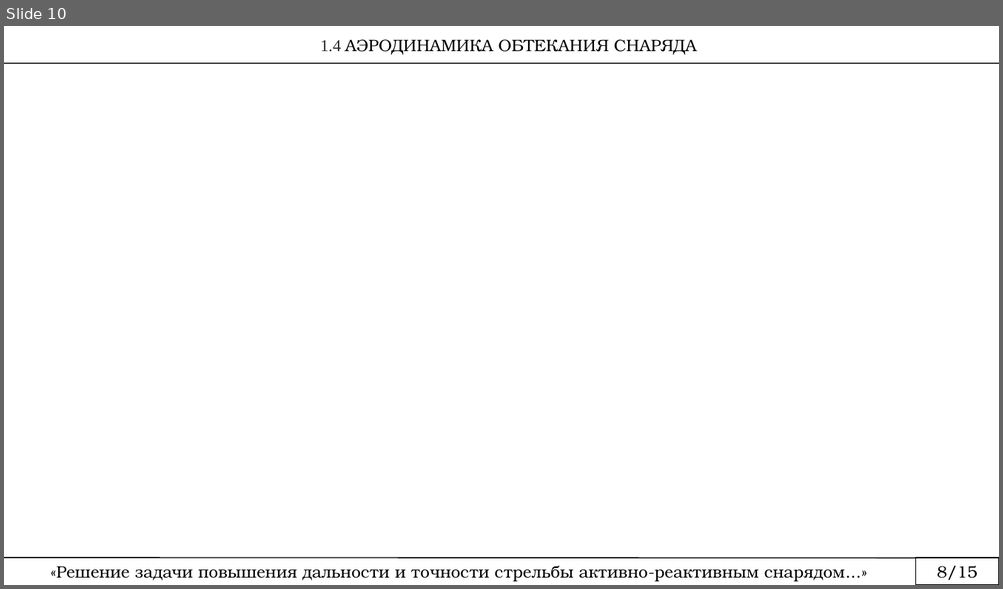
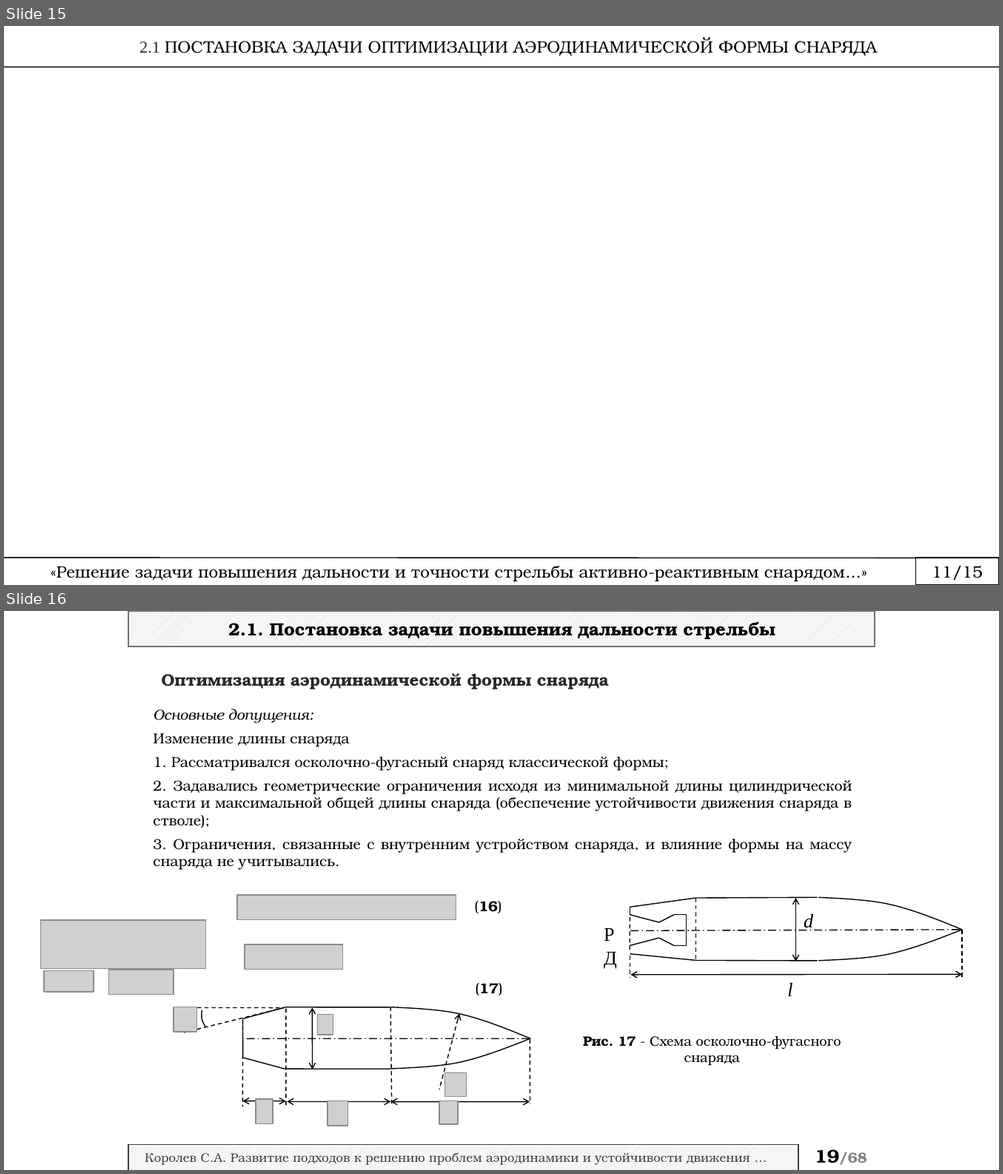
Before and after one commit to rustam-mansurov/cats, a slide deck: Аспирантура/План диссертации.pptx. Shown one above the other, each under a label of ours: slide 10 before the commit, slides 15 and 16 after it. The pictures are 1003x589 and 1003x1174 pixels, drawn with LibreOffice and Linux fonts; fonts in the diff are those of the drawing; grey boxes stand for pictures. Boxes give left, top, right and bottom in pixels: in the first picture for what was removed or moved away, otherwise in the second. Text is boxed around its words. In the diff, an @@ line names an element or a change of style, - is before the commit and + after.

```diff
--- a/Аспирантура/План диссертации.pptx
+++ b/Аспирантура/План диссертации.pptx
@@ slide 16 added at (4,611,999,1170), background #FFFFFF @@
@@ rectangle added at (128,611,874,646), fill pattern #BFBFBF on #FFFFFF, outline #767171 1 pt, 12.8 pt, text #000000, bold @@
+2.1. Постановка задачи повышения дальности стрельбы
@@ text added at (162,673,609,689), 12 pt, text #292929, bold @@
+Оптимизация аэродинамической формы снаряда
@@ text added at (153,709,851,870), 10.5 pt, text #000000 @@
+Основные допущения:
+Изменение длины снаряда
+1. Рассматривался осколочно-фугасный снаряд классической формы;
+2. Задавались геометрические ограничения исходя из минимальной длины цилиндрической части и максимальной общей длины снаряда (обеспечение устойчивости движения снаряда в стволе);
+3. Ограничения, связанные с внутренним устройством снаряда, и влияние формы на массу снаряда не учитывались.
@@ picture added at (236,895,455,920) @@
@@ picture added at (41,920,206,969) @@
@@ text added at (474,901,501,914), 10.5 pt, text #000000 @@
+(16)
@@ picture added at (244,945,343,970) @@
@@ picture added at (44,971,94,992) @@
@@ picture added at (108,970,173,995) @@
@@ text added at (475,983,502,996), 10.5 pt, text #000000 @@
+(17)
@@ group added at (594,897,962,997): 17 lines, 3 texts, 2 freeform shapes, 2 double arrows @@
+РД
+d
+l
@@ group added at (173,1008,531,1126): 12 lines, 6 pictures, 4 double arrows, 3 freeform shapes, 1 arrow @@
@@ text added at (583,1037,841,1066), 9.8 pt, text #000000 @@
+Рис. 17 ‑ Схема осколочно-фугасного снаряда
@@ rectangle added at (128,1145,798,1170), fill pattern #BFBFBF on #FFFFFF, outline #404040 1 pt, 9 pt, text #404040 @@
+Королев С.А. Развитие подходов к решению проблем аэродинамики и устойчивости движения …
@@ text added at (814,1150,866,1165), 10.5 pt, text #808080, bold @@
+19/68
@@ what was slide 10 is now slide 15 @@
@@ slide 15 changed as well @@
@@ rectangle "2.1 ПОСТАНОВКА ЗАДАЧИ ОПТИМИЗАЦИИ АЭРОДИНАМИЧЕСКОЙ ...": place and size @@
-rectangle "2.1 ПОСТАНОВКА ЗАДАЧИ ОПТИМИЗАЦИИ АЭРОДИНАМИЧЕСКОЙ ..." at (320,39,697,55)
+rectangle "2.1 ПОСТАНОВКА ЗАДАЧИ ОПТИМИЗАЦИИ АЭРОДИНАМИЧЕСКОЙ ..." at (4,28,999,64)
@@ text in rectangle at (139,38,876,56): text changed @@
-1.4 АЭРОДИНАМИКА ОБТЕКАНИЯ СНАРЯДА
+2.1 ПОСТАНОВКА ЗАДАЧИ ОПТИМИЗАЦИИ АЭРОДИНАМИЧЕСКОЙ ФОРМЫ СНАРЯДА
@@ line moved from (4, 64) - (999, 64) to (4, 67) - (999, 67) @@
@@ text at (931,566,982,580): text changed @@
-8/15
+11/15
```
Also in this commit, not shown: 13 other slides changed, 6 other slides added, 6 other files.
